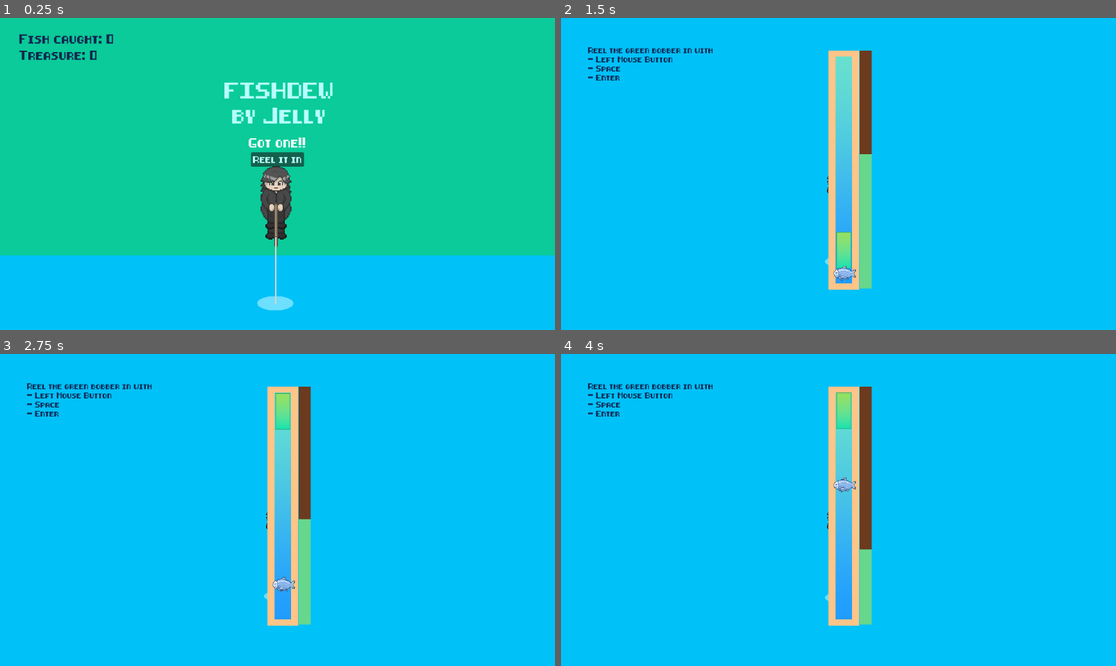
Above: before the commit, frames 1-4 (two rows, left to right).
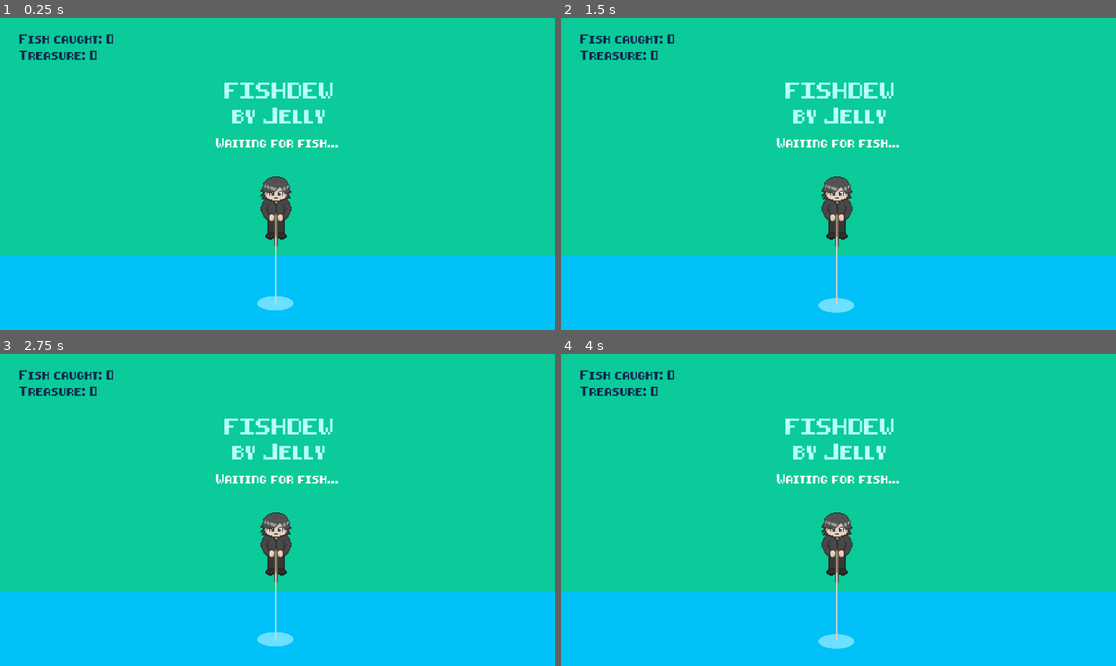
Above: after the commit, the same moments.

Repository: Anjellyrika/fishdew
Game: Godot game, scene res://src/main_scene.tscn
Two runs of this game, one before a commit and one after it. Both use one fixed random seed, a clock stepped at 60 frames per second and the inputs below.
Inputs (mouse positions are in pixels of both pictures, inside the frame that each line leads up to):
- Up to frame 1 (0.25 s): no input
- Up to frame 2 (1.5 s): click (838, 158) at 0.5 s, where only the run before the commit has a clickable "Reel it in"; tap Enter at 1.25 s; move the mouse to (960, 158) at 1.27 s; hold Space (up) from 1.28 s (still down); click (960, 158) at 1.42 s
- Up to frame 3 (2.75 s): keep holding Space (up); move the mouse to (166, 525) at 2.02 s; tap Enter at 2.1 s
- Up to frame 4 (4 s): keep holding Space (up); move the mouse to (894, 441) at 2.77 s; tap F at 2.85 s; move the mouse to (810, 572) at 3.52 s; click (810, 572) at 3.67 s

The runs differ from the first frame. In frame 1, 1.4% of the frame differs, in the area x 38-61%, y 38-71%; in frame 2, 77%, in the area x 0-100%, y 0-95%; in frame 3, 77%; in frame 4, 77%.

Commit message:
feat: implement wait and bite state in overworld

Diff:
--- a/src/main_scene.gd
+++ b/src/main_scene.gd
@@ -1,22 +1,33 @@
 extends Control
 
-#@onready var actors: Node2D = $ActorLayer/Player
 @onready var hud: Control = $HUDLayer/HUD
 @onready var collection: VFlowContainer = $HUDLayer/HUD/Collection
 @onready var level_bg: ColorRect = $LevelBG
 @onready var camera: Camera2D = $Camera2D
+@onready var state_label: Label = $HUDLayer/HUD/StateLabel/Label
+@onready var start_btn: Button = $HUDLayer/HUD/StateLabel/StartBtn
 
+enum {
+	Waiting,
+	Bite,
+	InGame,
+}
+
+var state = Waiting
 var level_instance: Node2D
 
 func _ready():
+	start_btn.visible = false
 	collection.get_node("FishCount").set_text("Fish caught: %d" % Global.fish_caught)
 	collection.get_node("TreasureCount").set_text("Treasure: %d" % Global.treasure_inventory)
+
 
 func unload_level():
 	if is_instance_valid(level_instance):
 		camera.zoom = Vector2(1.5,1.5)
 		level_instance.queue_free()
 	level_instance = null
+	state = Waiting
 
 
 func load_fish_level():
@@ -28,7 +39,23 @@
 		add_child(level_instance)
 
 
+func _process(delta):
+	match state:
+		Waiting:
+			state_label.text = "Waiting for fish..."
+		Bite:
+			state_label.text = "Got one!!"
+			start_btn.visible = true
+		InGame:
+			state = Waiting
+
+
+func _on_timer_timeout():
+	if randi_range(0, 1) == 0:
+		state = Bite
+
 func _on_start_btn_pressed():
 	load_fish_level()
 	hud.visible = false
 	level_bg.visible = true
+	state = InGame
--- a/src/main_scene.tscn
+++ b/src/main_scene.tscn
@@ -121,7 +121,7 @@
 [/center]"
 fit_content = true
 
-[node name="MainBtns" type="VBoxContainer" parent="HUDLayer/HUD"]
+[node name="StateLabel" type="VBoxContainer" parent="HUDLayer/HUD"]
 layout_mode = 1
 anchors_preset = 8
 anchor_left = 0.5
@@ -135,13 +135,13 @@
 grow_horizontal = 2
 grow_vertical = 2
 
-[node name="Label" type="Label" parent="HUDLayer/HUD/MainBtns"]
+[node name="Label" type="Label" parent="HUDLayer/HUD/StateLabel"]
 layout_mode = 2
 theme_override_fonts/font = ExtResource("2_nq22c")
 text = "Got one!!"
 horizontal_alignment = 1
 
-[node name="StartBtn" type="Button" parent="HUDLayer/HUD/MainBtns"]
+[node name="StartBtn" type="Button" parent="HUDLayer/HUD/StateLabel"]
 layout_mode = 2
 size_flags_horizontal = 4
 size_flags_vertical = 8
@@ -150,22 +150,13 @@
 theme_override_font_sizes/font_size = 12
 text = "Reel it in"
 
-[node name="FishingLine" type="CanvasGroup" parent="."]
-
-[node name="Ripple" type="Node2D" parent="FishingLine"]
-script = ExtResource("3_355el")
-
-[node name="Line2D" type="Line2D" parent="FishingLine"]
-position = Vector2(574, 410)
-points = PackedVector2Array(0, 1, 0, 94)
-width = 2.0
-default_color = Color(0.827451, 0.827451, 0.827451, 1)
-
-[node name="Player" parent="." instance=ExtResource("3_b78w1")]
-position = Vector2(574, 363)
+[node name="WaitTimer" type="Timer" parent="."]
+wait_time = 3.0
+autostart = true
 
 [node name="Camera2D" type="Camera2D" parent="."]
 position = Vector2(576, 324)
 zoom = Vector2(1.5, 1.5)
 
-[connection signal="pressed" from="HUDLayer/HUD/MainBtns/StartBtn" to="." method="_on_start_btn_pressed"]
+[connection signal="pressed" from="HUDLayer/HUD/StateLabel/StartBtn" to="." method="_on_start_btn_pressed"]
+[connection signal="timeout" from="WaitTimer" to="." method="_on_timer_timeout"]
